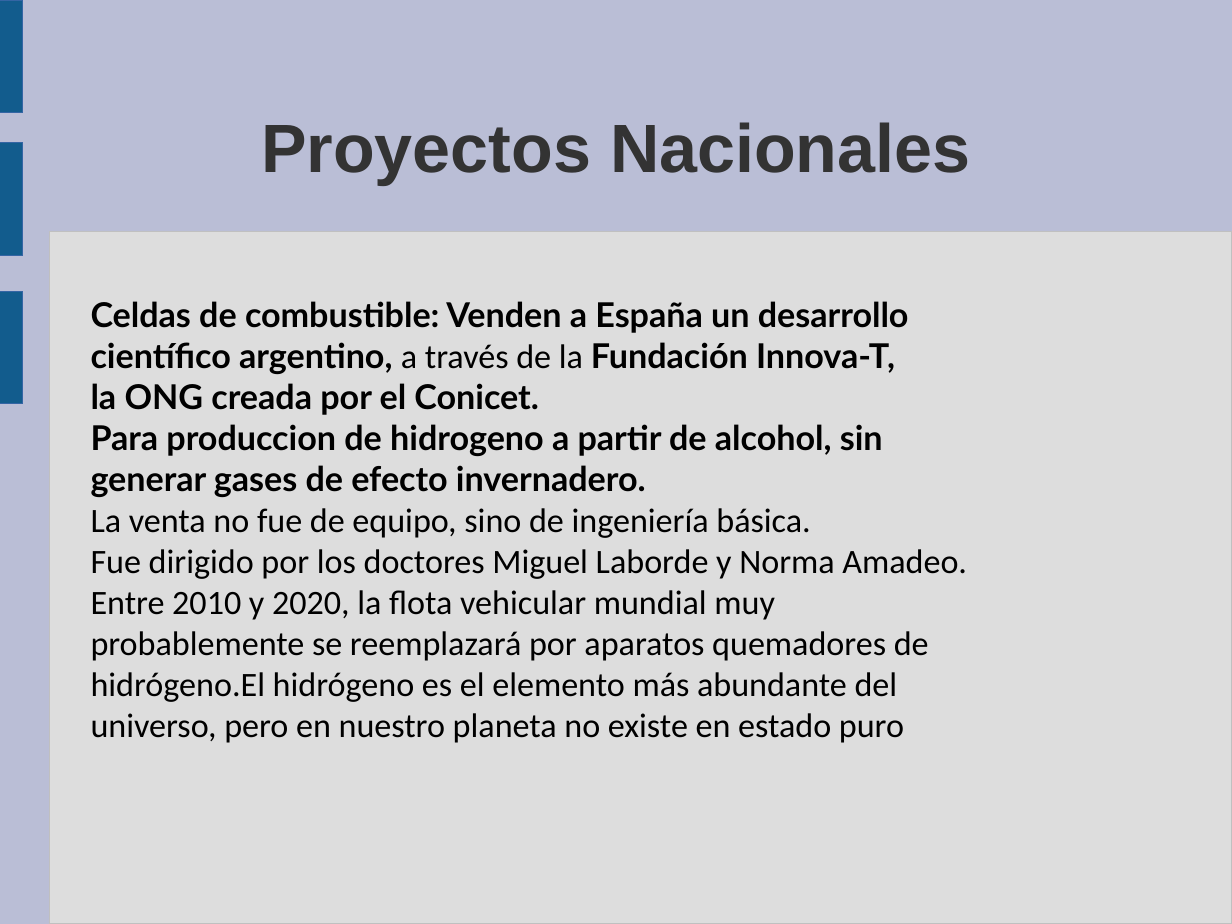
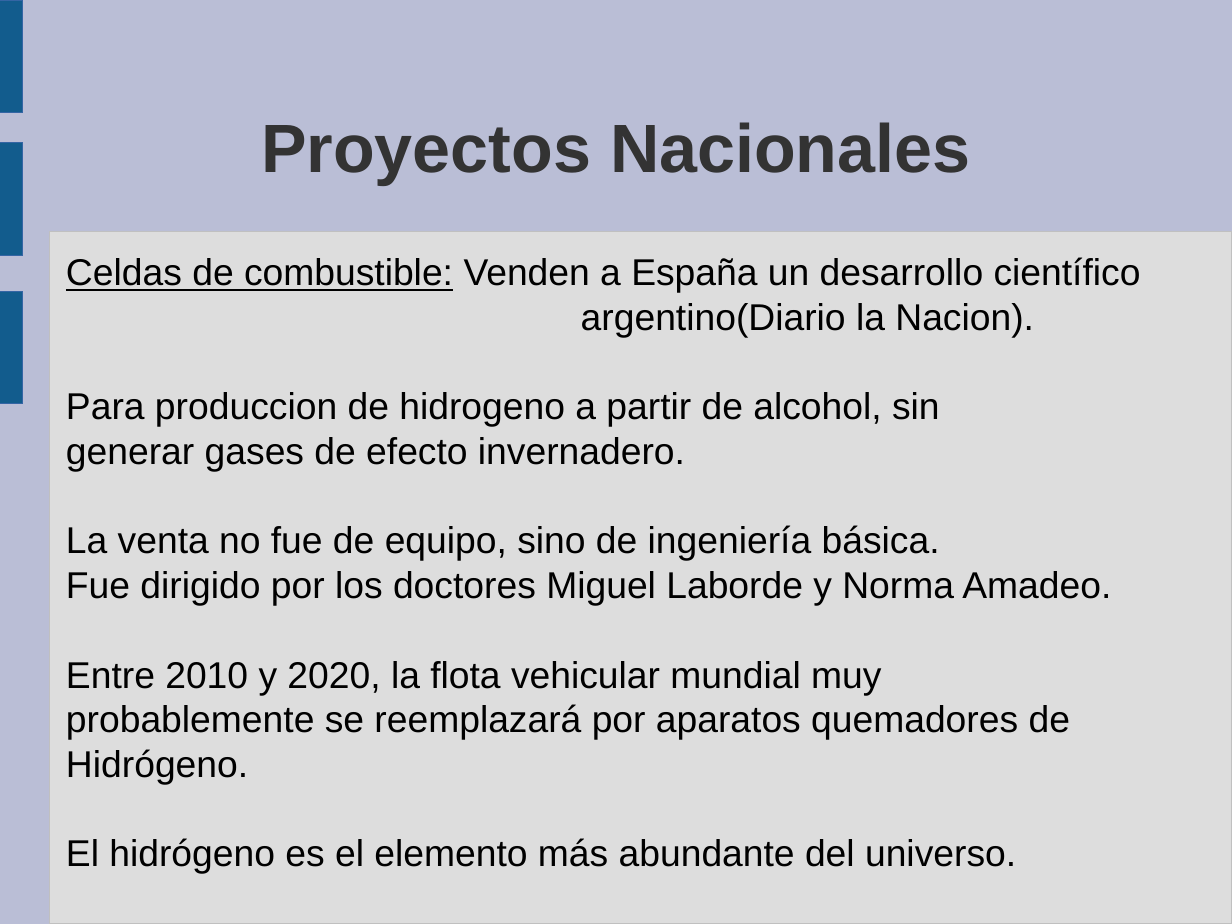
Before and after one commit to guanucoluis/proyecto5r1, a slide deck: slide 20 of Catedras/Tecnologia/MARCO.odp. Drawn at 1232x924 pixels with LibreOffice and Linux fonts; fonts in the diff are those of the drawing. Boxes give left, top, right and bottom in pixels: in the first picture for what was removed or moved away, otherwise in the second. Text is boxed around its words. In the diff, an @@ line names an element or a change of style, - is before the commit and + after.

```diff
--- a/Catedras/Tecnologia/MARCO.odp
+++ b/Catedras/Tecnologia/MARCO.odp
@@ subtitle "Celdas de combustible: Venden a ...": place and size @@
-subtitle "Celdas de combustible: Venden a ..." at (91, 301, 967, 743)
+subtitle "Celdas de combustible: Venden a ..." at (66, 257, 1141, 874)
@@ subtitle at (66, 257, 1141, 338): text changed; size 22 to 24 pt; font Lato to Arial; bold off @@
-Celdas de combustible: Venden a España un desarrollo
-científico argentino, a través de la Fundación Innova-T,
-la ONG creada por el Conicet.
+Celdas de combustible: Venden a España un desarrollo científico argentino(Diario la Nacion).
@@ subtitle at (66, 392, 1111, 740): size 22 to 24 pt in "Para produccion de hidrogeno a partir de ...", "generar gases de efecto invernadero.", "La venta no fue de equipo, sino ...", "Fue dirigido por los doctores Miguel Laborde ..." and 2 more places; font Lato to Arial, bold off in "Para produccion de hidrogeno a partir de ...", "generar gases de efecto invernadero."; font Calibri to Arial in "La venta no fue de equipo, sino ...", "Fue dirigido por los doctores Miguel Laborde ...", "Entre 2010 y 2020, la flota vehicular ...", "probablemente se reemplazará por aparatos quemadores de" @@
@@ subtitle at (66, 749, 1016, 874): text changed; size 22 to 24 pt; font Calibri to Arial @@
-hidrógeno.El hidrógeno es el elemento más abundante del
-universo, pero en nuestro planeta no existe en estado puro
+Hidrógeno.
+El hidrógeno es el elemento más abundante del universo.
```
Also in this commit, not shown: 6 other slides changed, 2 slides added, 1 slide removed.
